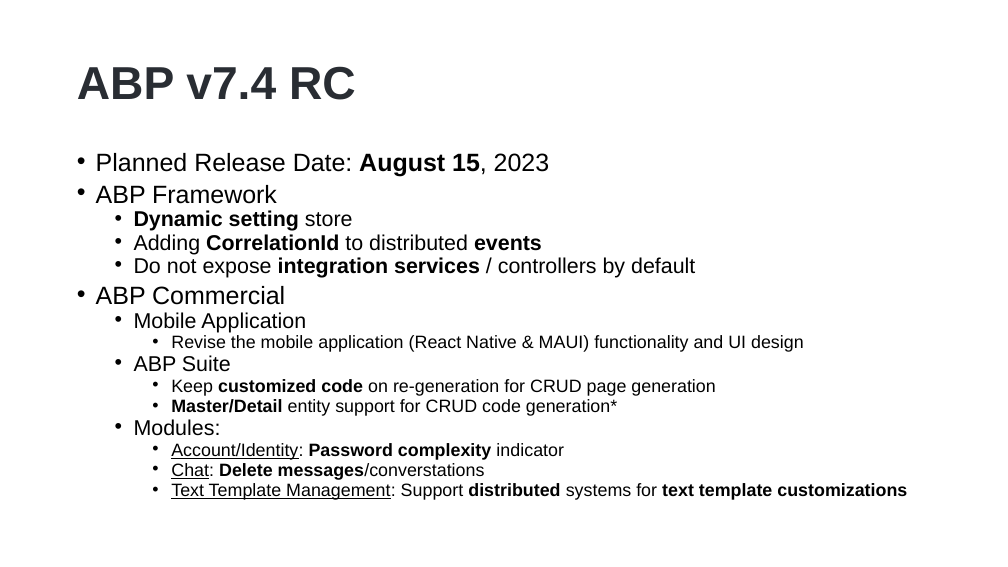
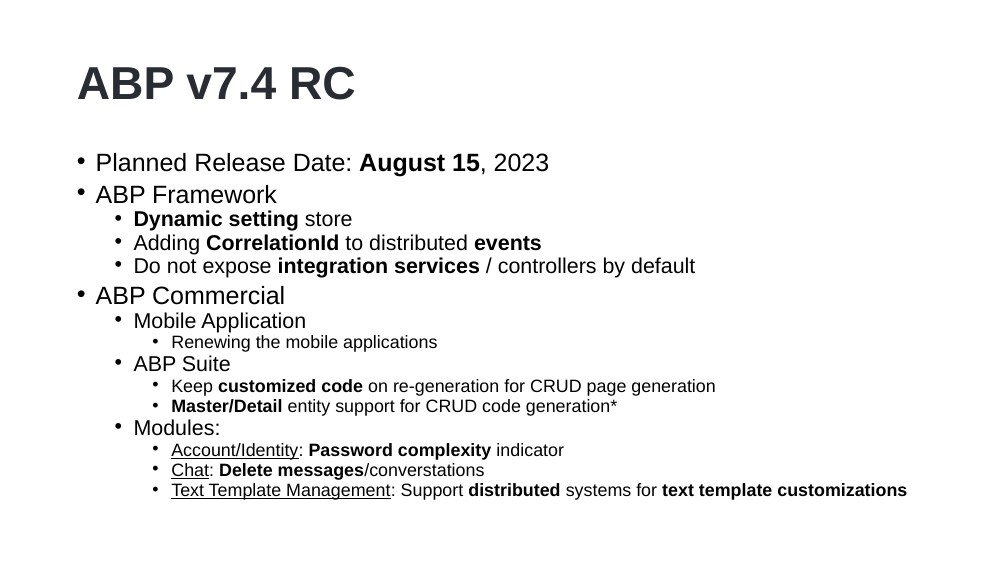
Before and after one commit to hikalkan/presentations, a slide deck: slide 4 of 2023-07-27 ABP Community Talks 2023.5/ABP Mobile Options.pptx. Drawn at 1008x567 pixels with LibreOffice and Linux fonts; fonts in the diff are those of the drawing; background and template pictures are left out. Boxes give left, top, right and bottom in pixels: in the first picture for what was removed or moved away, otherwise in the second. Text is boxed around its words. In the diff, an @@ line names an element or a change of style, - is before the commit and + after.

```diff
--- a/2023-07-27 ABP Community Talks 2023.5/ABP Mobile Options.pptx
+++ b/2023-07-27 ABP Community Talks 2023.5/ABP Mobile Options.pptx
@@ text at bbox=[171, 335, 437, 352]: text changed @@
-    • Revise the mobile application (React Native & MAUI) functionality and UI design
+    • Renewing the mobile applications
```
Also in this commit, not shown: 6 slides added, 8 slides removed.
